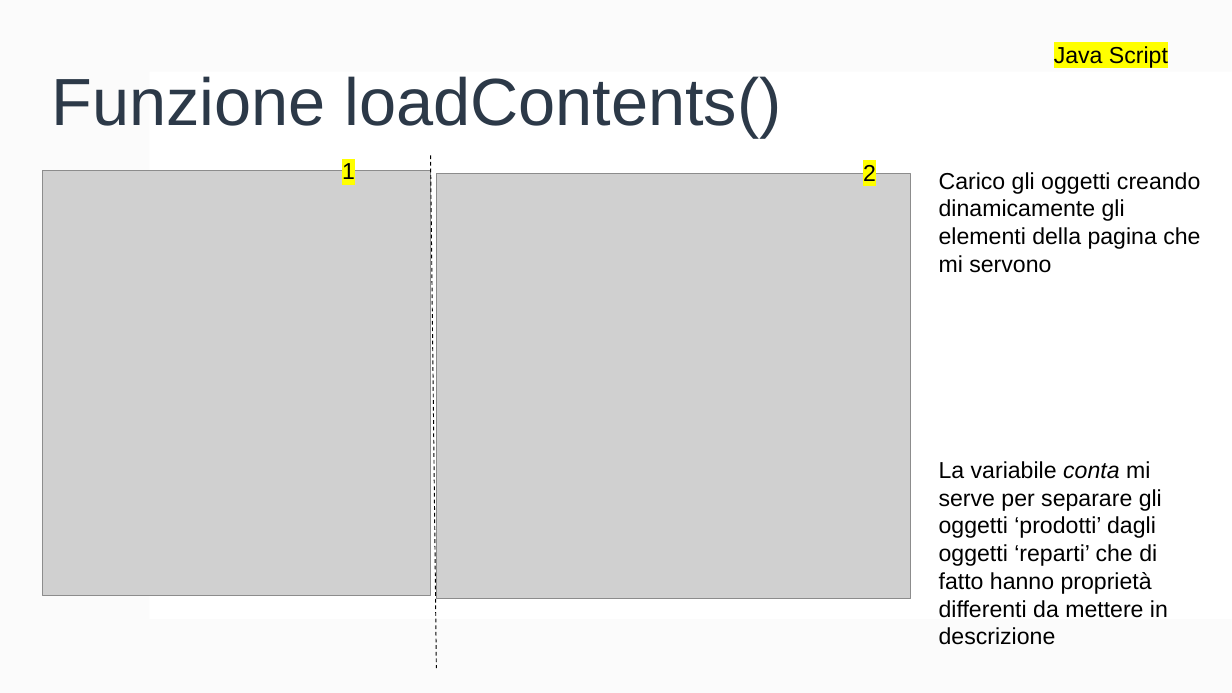
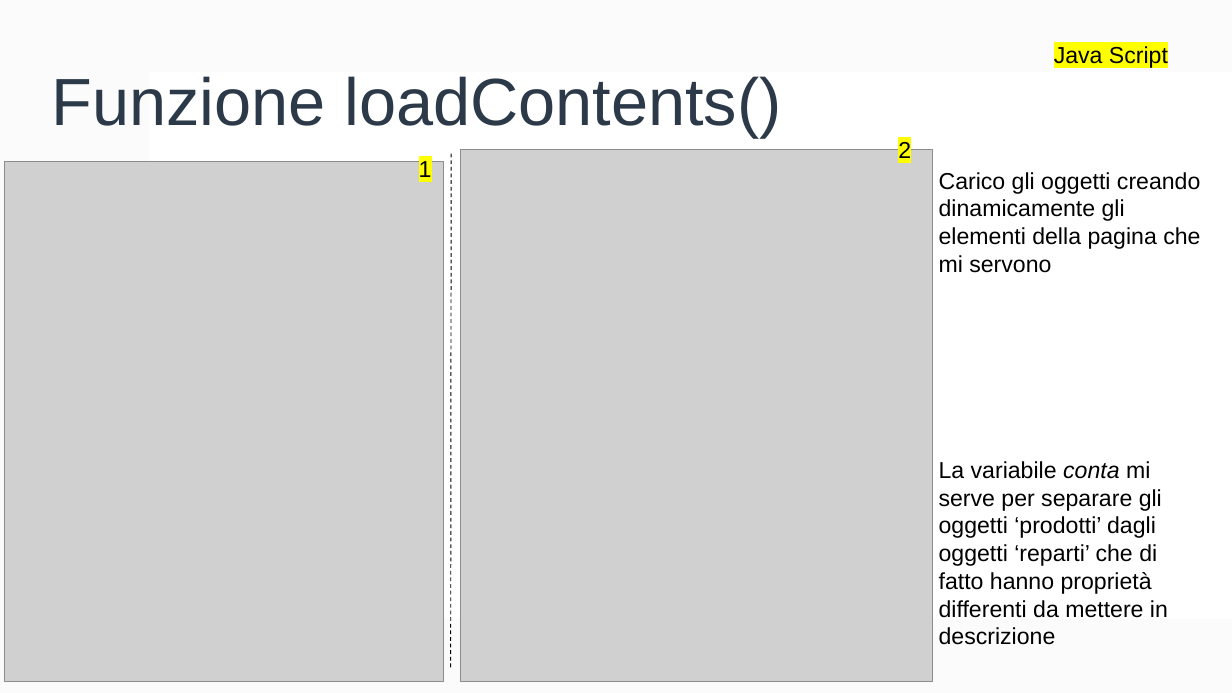
Before and after one commit to FrancescoCt/mhw2, a slide deck: slide 8 of mhw2.pptx. Drawn at 1232x693 pixels with LibreOffice and Linux fonts; fonts in the diff are those of the drawing; grey boxes stand for pictures. Boxes give left, top, right and bottom in pixels: in the first picture for what was removed or moved away, otherwise in the second. Text is boxed around its words. In the diff, an @@ line names an element or a change of style, - is before the commit and + after.

```diff
--- a/mhw2.pptx
+++ b/mhw2.pptx
@@ text "2": place and size @@
-text "2" at (863, 165, 876, 181)
+text "2" at (898, 142, 911, 158)
@@ picture: place and size @@
-picture at (43, 171, 431, 596)
+picture at (5, 162, 444, 682)
@@ text "1": place and size @@
-text "1" at (342, 163, 355, 179)
+text "1" at (419, 161, 432, 177)
@@ line moved from (431, 155) - (436, 668) to (451, 153) - (451, 668) @@
@@ picture: place and size @@
-picture at (436, 174, 910, 599)
+picture at (460, 150, 933, 682)
```
Also in this commit, not shown: 10 other slides changed, 6 other files.
